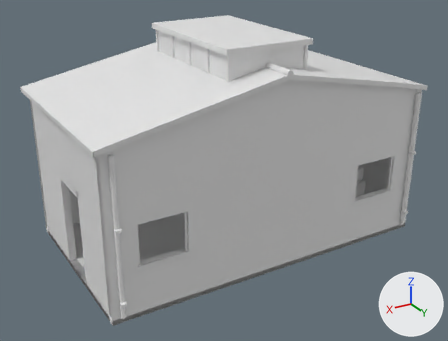
The OBJ model assets/tts/lowwater-parish-dig-r4/valve-quayside-roof.obj, before and after one commit.
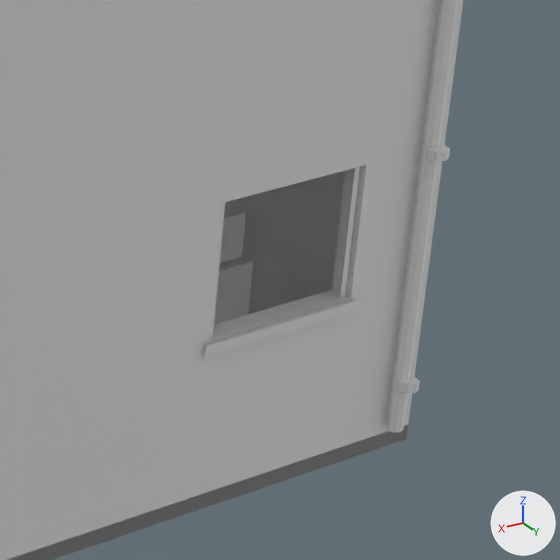
Each version appears first whole from a 50 mm lens placed at (7.05, 11.6, 7.38), pointed at (0.25, 0.28, 1.72), and next in a close-up on the part from 67% to 99% of the width and 33% to 75% of the height. The axes (+X, +Y, +Z) are drawn at lower right. The lights are the same throughout. The older version's two pictures come first. Where no turn or scale is listed for an object, it has been applied to the vertices.

The first close-up shows 'valve-quayside-roof'.
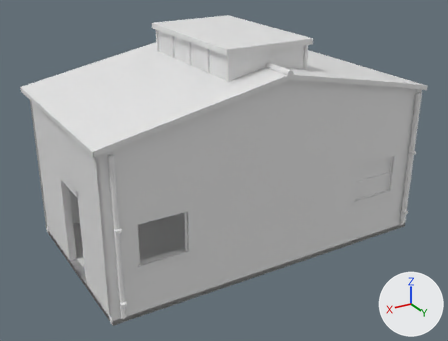
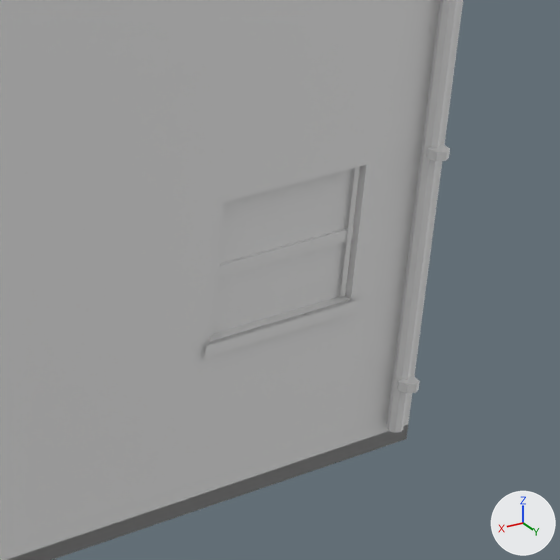
Commit message: Fit the rear storm shutter to the Lowwater quayside valve house

Boxes [x1, y1, x2, y2] around the edits, measured in the close-ups (560 x 560 px):
part 1 of me_valve_quayside_roof, added
    after: [218, 228, 354, 277]
part 2 of me_valve_quayside_roof, added
    after: [213, 168, 355, 334]

What the commit changed:
me_valve_quayside_roof is used by ob_valve_quayside_roof; location (0.0, 0.0, 0.0).
Verts and faces of me_valve_quayside_roof; kept vertices keep their numbers, new ones are numbered from 957.
me_valve_quayside_roof had 957 vertices, 1364 faces and spanned x -3.86..4.0, y -2.31..2.37, z 0.0..4.87.
me_valve_quayside_roof now has 973 vertices, 1380 faces and spans x -3.86..4.0, y -2.31..2.37, z 0.0..4.87.
me_valve_quayside_roof part 1: a new loose piece, a box spanning x -3.21..-2.079, y 2.108..2.132, z 1.52..1.595.
Part 2, on me_valve_quayside_roof:
New vertex 957 is at (-3.21, 2.06, 1.13).
New vertex 958 is at (-3.21, 2.06, 2.02).
New vertex 959 is at (-3.21, 2.11, 1.13).
New vertex 960 is at (-3.21, 2.11, 2.02).
New vertices 961 to 964 stand at vertices 957 to 960, in that order, plus (1.14, 0.0, 0.0).
New faces: (957, 961, 962), (957, 962, 958), (959, 960, 963), (960, 964, 963).
